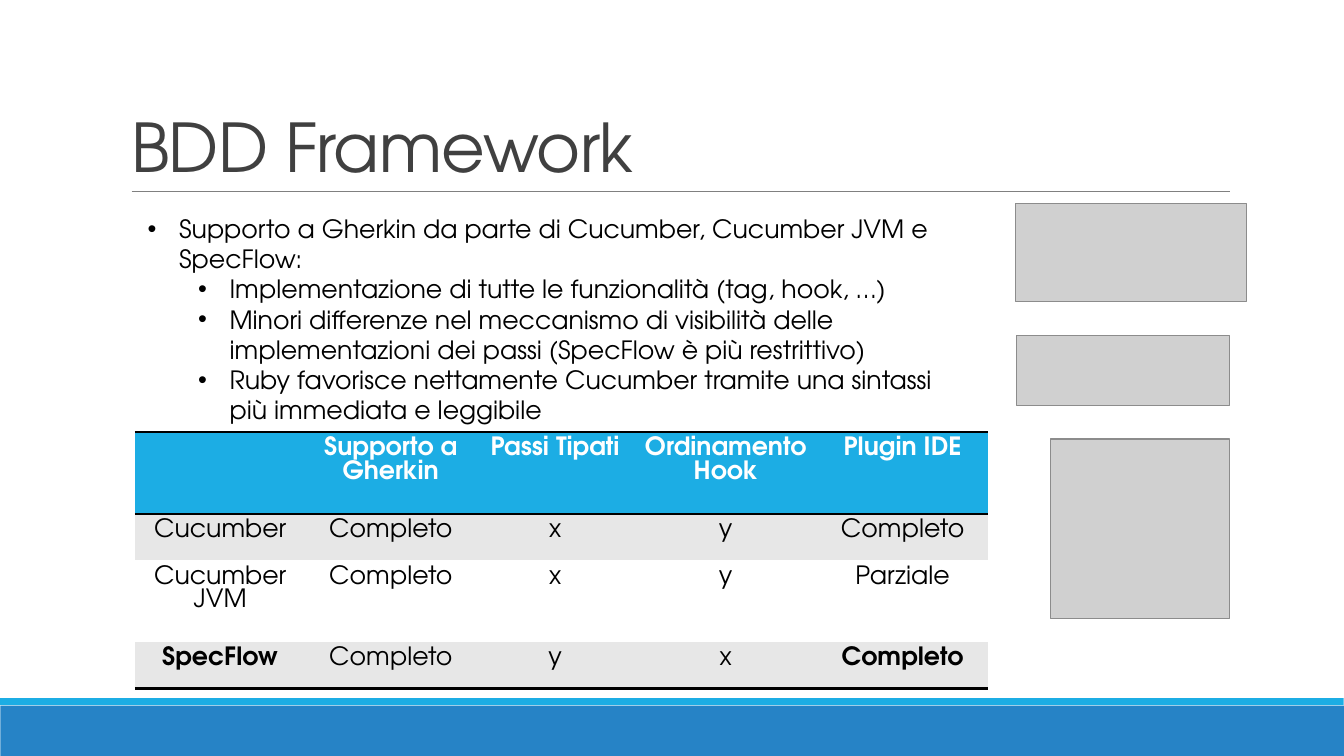
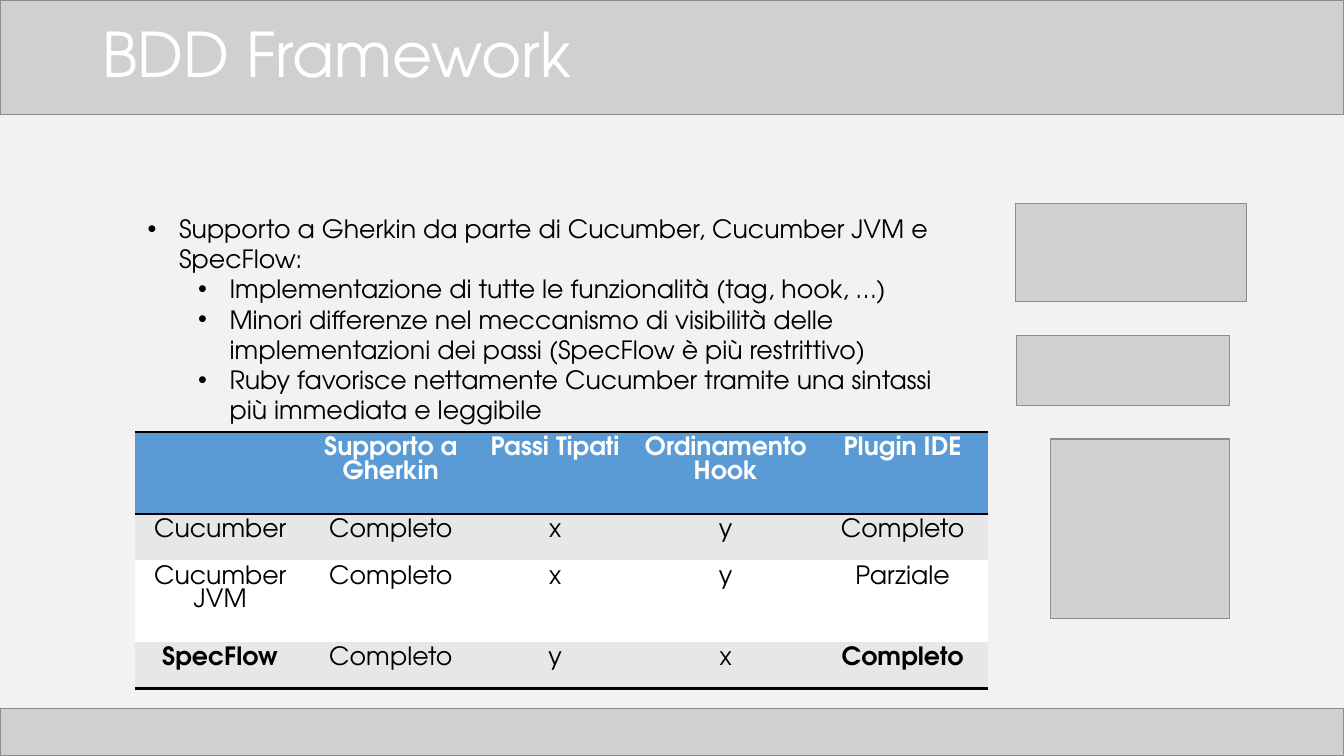
Before and after one commit to TTia/xblog-thesis, a slide deck: slide 15 of Presentazione.pptx. Drawn at 1344x756 pixels with LibreOffice and Linux fonts; fonts in the diff are those of the drawing; grey boxes stand for pictures. Boxes give left, top, right and bottom in pixels: in the first picture for what was removed or moved away, otherwise in the second. Text is boxed around its words. In the diff, an @@ line names an element or a change of style, - is before the commit and + after.

```diff
--- a/Presentazione.pptx
+++ b/Presentazione.pptx
@@ background #FFFFFF to #F2F2F2 @@
@@ picture added at (x1=0, y1=1, x2=1344, y2=115) @@
@@ title "BDD Framework" moved from (x1=131, y1=122, x2=633, y2=192) to (x1=102, y1=32, x2=571, y2=77) @@
@@ title "BDD Framework" at (x1=102, y1=32, x2=571, y2=77): size 48 to 44 pt, text colour #404040 to #FFFFFF, letter spacing -0.5 to 0 pt; line spacing 0.85 to 0.9; vertical alignment bottom to middle @@
@@ line removed from (132, 192) to (1231, 192) @@
@@ table at (x1=135, y1=433, x2=988, y2=689) @@
@@ fill #1CADE4 to #5B9BD5 in row 1 @@
@@ rectangle removed at (x1=0, y1=706, x2=1344, y2=756) @@
@@ rectangle removed at (x1=0, y1=699, x2=1344, y2=706) @@
@@ picture added at (x1=0, y1=709, x2=1344, y2=756) @@
```
Also in this commit, not shown: 20 other slides changed, 4 other files.
